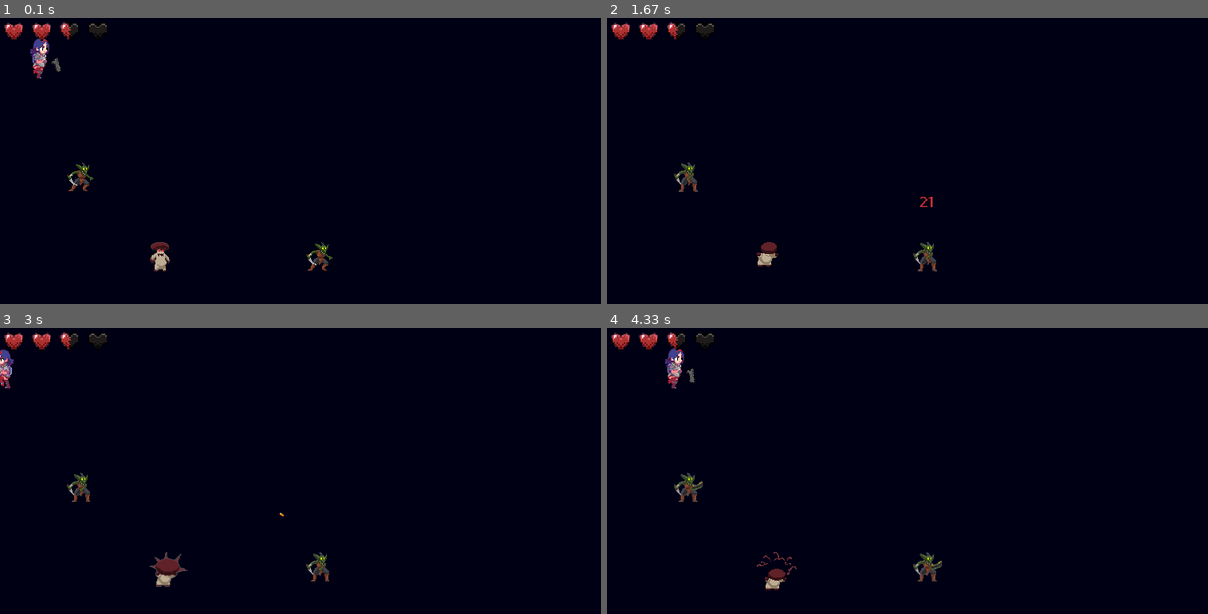
Above: before the commit, frames 1-4 (two rows, left to right).
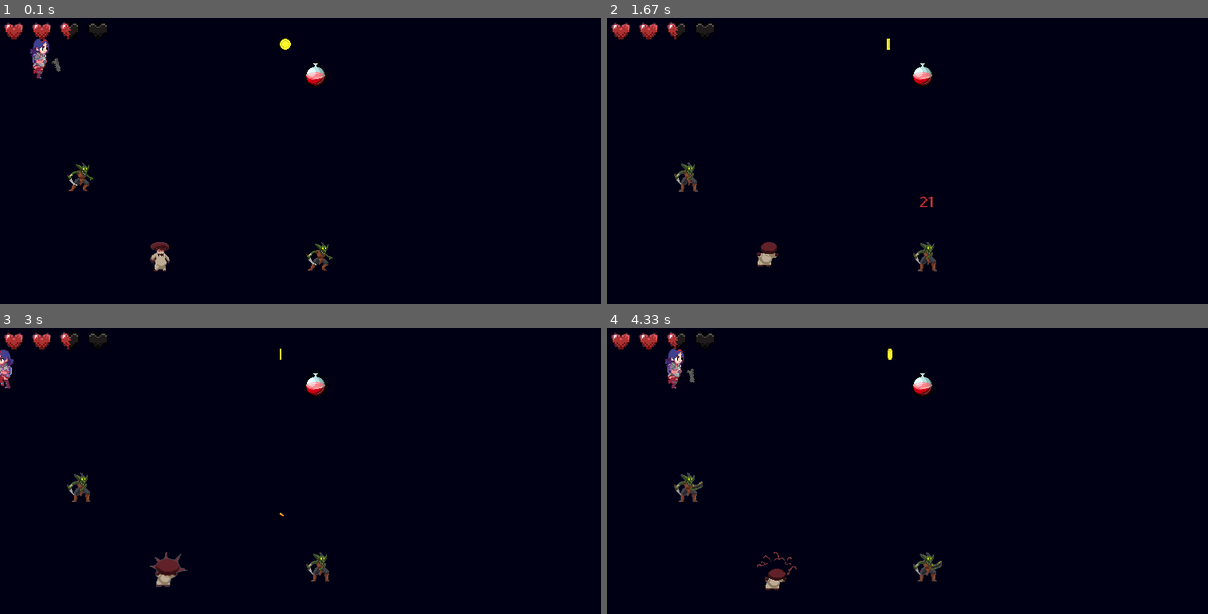
Above: after the commit, the same moments.

Repository: pablormacia/my-first-pygame
Game: pygame game, started from main.py
Same seed, same stepped clock (60 frames per second), same inputs: the game is played once before the commit and once after it.
Inputs (mouse positions are in pixels of both pictures, inside the frame that each line leads up to):
- Up to frame 1 (0.1 s): no input
- Up to frame 2 (1.67 s): hold D 0.33-0.8 s; move the mouse to (901, 278) at 0.37 s; click (931, 286) at 0.88 s; hold W 1.17-1.47 s; click (775, 261) at 1.25 s
- Up to frame 3 (3 s): hold A 2-2.53 s; click (414, 399) at 2.08 s; hold S 2.57-2.87 s; click (390, 608) at 2.65 s; hold A from 2.9 s (still down); click (330, 408) at 2.98 s
- Up to frame 4 (4.33 s): release A at 3.3 s; hold D from 3.73 s (still down); click (outside the picture) at 3.82 s

The runs differ from the first frame. In frame 1, 0.2% of the frame differs, in the area x 46-55%, y 7-24%; in frame 2, 0.2%; in frame 3, 0.2%; in frame 4, 0.2%.

Commit message:
E10 - Items

Diff:
--- /dev/null
+++ b/items.py
@@ -0,0 +1,23 @@
+import pygame.sprite
+
+class Item(pygame.sprite.Sprite):
+    def __init__(self, x, y, item_type,animacion_list):
+        pygame.sprite.Sprite.__init__(self)
+        self.item_type = item_type # 0 monedas 1 pociones
+        self.animacion_list = animacion_list
+        self.frame_index = 0 # Se para en la primera imagen, en 1 en la segunda, etc...
+        self.update_time = pygame.time.get_ticks() #Guarda el tiempo actual cuando se ejecuta
+        self.image = self.animacion_list[self.frame_index]
+        self.rect = self.image.get_rect()
+        self.rect = (x,y)
+
+    def update(self):
+        cooldown_animacion = 100 #milisegundos
+        self.image = self.animacion_list[self.frame_index]
+
+        if pygame.time.get_ticks() - self.update_time > cooldown_animacion:
+            self.frame_index += 1
+            self.update_time = pygame.time.get_ticks()
+
+        if self.frame_index >= len(self.animacion_list):
+            self.frame_index = 0
--- a/main.py
+++ b/main.py
@@ -4,6 +4,7 @@
 from weapon import Weapon
 import os #Para pode trabajar con archivos y carpetas
 from textos import DamageText
+from items import Item
 
 #Correr en la consola: venv/Scripts/activate
 
@@ -34,31 +35,31 @@
 
 #Importar imagenes
 
-corazon_vacio = pygame.image.load(f"assets\images\items\heart-empty.png").convert_alpha()
+corazon_vacio = pygame.image.load(f"assets//images//items//heart-empty.png").convert_alpha()
 corazon_vacio = escalar_img(corazon_vacio, constantes.ESCALA_CORAZON)
-corazon_mitad = pygame.image.load(f"assets\images\items\heart-half.png").convert_alpha()
+corazon_mitad = pygame.image.load(f"assets//images//items//heart-half.png").convert_alpha()
 corazon_mitad = escalar_img(corazon_mitad, constantes.ESCALA_CORAZON)
-corazon_lleno = pygame.image.load(f"assets\images\items\heart-full.png").convert_alpha()
+corazon_lleno = pygame.image.load(f"assets//images//items//heart-full.png").convert_alpha()
 corazon_lleno = escalar_img(corazon_lleno, constantes.ESCALA_CORAZON)
 
 animaciones = []
 for i in range(7):
-    img = pygame.image.load(f"assets\images\characters\players\Player_{i}.png").convert_alpha() #conver_alpha optimiza las imagenes para una mejor velocidad de carga, manteniendo la transparencia
+    img = pygame.image.load(f"assets//images//characters//players//Player_{i}.png").convert_alpha() #conver_alpha optimiza las imagenes para una mejor velocidad de carga, manteniendo la transparencia
     img = escalar_img(img,constantes.ESCALA_PERSONAJE )
     animaciones.append(img)
 
 #enemigos
-directorio_enemigos = 'assets\images\characters\enemies'
+directorio_enemigos = 'assets//images//characters//enemies'
 tipo_enemigos = nombre_carpetas(directorio_enemigos)
 animaciones_enemigos = []
 
 for enemigo in tipo_enemigos:
     lista_temp = []
-    ruta_temp = f"assets\images\characters\enemies\{enemigo}"
+    ruta_temp = f"assets//images//characters//enemies//{enemigo}"
     num_animaciones = contar_elementos(ruta_temp)
     #print(num_animaciones)
     for i in range(num_animaciones):
-        img_enemigo = pygame.image.load(f"{ruta_temp}\{enemigo}-{i+1}.png").convert_alpha()
+        img_enemigo = pygame.image.load(f"{ruta_temp}//{enemigo}-{i+1}.png").convert_alpha()
         img_enemigo = escalar_img(img_enemigo,constantes.ESCALA_ENEMIGOS)
         lista_temp.append(img_enemigo)
     animaciones_enemigos.append(lista_temp)
@@ -66,11 +67,22 @@
 #print(animaciones_enemigos)
 
 #Imagenes
-imagen_pistola = pygame.image.load(f"assets\images\weapons\Glock18.png").convert_alpha()
+imagen_pistola = pygame.image.load(f"assets//images//weapons//Glock18.png").convert_alpha()
 imagen_pistola = escalar_img(imagen_pistola,constantes.ESCALA_PISTOLA)
 
-imagen_bala = pygame.image.load(f"assets\images\weapons\Bulletuzi.png").convert_alpha()
+imagen_bala = pygame.image.load(f"assets//images//weapons//Bulletuzi.png").convert_alpha()
 imagen_bala = escalar_img(imagen_bala,constantes.ESCALA_BALA)
+
+pocion_roja = pygame.image.load(f"assets//images/items//potion.png").convert_alpha()
+pocion_roja = escalar_img(pocion_roja, 1)
+
+coin_images = []
+ruta_img = "assets//images//items//coin"
+num_coin_images = contar_elementos(ruta_img)
+for i in range(num_coin_images):
+    img = pygame.image.load(f"assets//images//items//coin//coin-{i+1}.png")
+    img = escalar_img(img,1)
+    coin_images.append(img)
 
 def vida_jugador():
     c_mitad_dibujado = False
@@ -104,10 +116,18 @@
 grupo_damage_text = pygame.sprite.Group() #Es necesario ya que puede mostrarse más de un texto al mismo tiempo
 grupo_balas = pygame.sprite.Group() #Porque pueden haber varias balas en la pantalla
 
+
+
 #temporal y borrar
 """damage_text = DamageText(100,240,"25",font,constantes.ROJO)
 grupo_damage_text.add(damage_text)"""
 
+grupo_items = pygame.sprite.Group()
+coin = Item(350, 25, 0, coin_images)
+potion = Item(380, 55, 1, [pocion_roja])
+
+grupo_items.add(coin)
+grupo_items.add(potion)
 
 
 #Definir las variables de movimiento del jugador
@@ -166,6 +186,10 @@
     #Actualizar el daño
     grupo_damage_text.update() #Al heredar de la clase sprite ya tiene el método update, a diferencia de personaje por ej que lo tuvimos que crear a mano
 
+    #Actualizar items
+    grupo_items.update() #puedo usar el método porque uso sprites
+
+
     #Dibujar al jugador
     jugador.dibujar(ventana)
 
@@ -183,8 +207,11 @@
     #Dibujar las vidas
     vida_jugador()
 
-    #Dibujar texto
+    #Dibujar textos
     grupo_damage_text.draw(ventana)
+
+    #Dibujar items
+    grupo_items.draw(ventana)
 
     for event in pygame.event.get():
         if event.type == pygame.QUIT:
Binary file added: assets/images/items/coin/coin-1.png
Binary file added: assets/images/items/coin/coin-10.png
Binary file added: assets/images/items/coin/coin-2.png
Binary file added: assets/images/items/coin/coin-3.png
Binary file added: assets/images/items/coin/coin-4.png
Binary file added: assets/images/items/coin/coin-5.png
Binary file added: assets/images/items/coin/coin-6.png
Binary file added: assets/images/items/coin/coin-7.png
Binary file added: assets/images/items/coin/coin-8.png
Binary file added: assets/images/items/coin/coin-9.png
Binary file added: assets/images/items/potion.png
